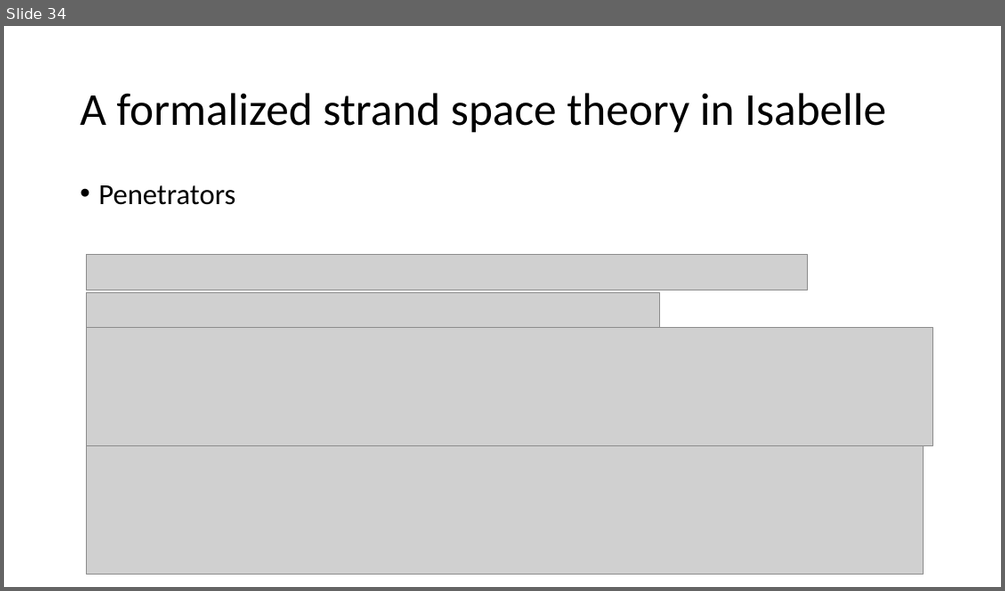
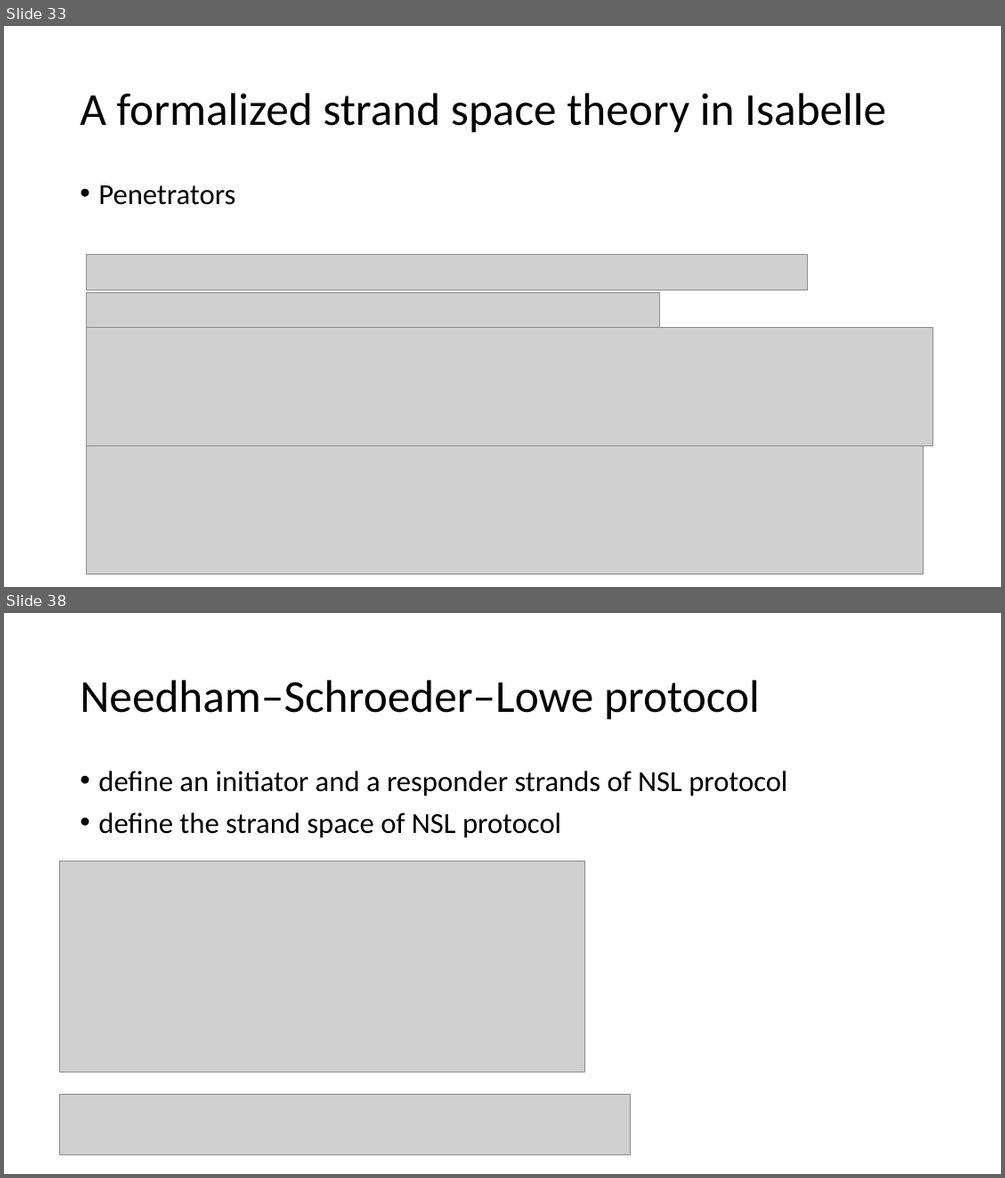
Before and after one commit to bacmive/paper_notes, a slide deck: notes7-strand space.pptx. Shown one above the other, each under a label of ours: slide 34 before the commit, slides 33 and 38 after it; the slides between them are not shown. The pictures are 1005x591 and 1005x1178 pixels, drawn with LibreOffice and Linux fonts; fonts in the diff are those of the drawing; grey boxes stand for pictures. Boxes give left, top, right and bottom in pixels: in the first picture for what was removed or moved away, otherwise in the second. Text is boxed around its words. In the diff, an @@ line names an element or a change of style, - is before the commit and + after.

```diff
--- a/notes7-strand space.pptx
+++ b/notes7-strand space.pptx
@@ slide 38 added at box(4, 613, 1001, 1174), background #FFFFFF @@
@@ title added at box(80, 680, 760, 720), 44 pt, text #000000 @@
+Needham–Schroeder–Lowe protocol
@@ text added at box(98, 771, 787, 838), 28 pt, text #000000 @@
+• define an initiator and a responder strands of NSL protocol
+• define the strand space of NSL protocol
@@ picture added at box(60, 860, 585, 1071) @@
@@ picture added at box(60, 1094, 630, 1154) @@
@@ what was slide 34 is now slide 33 @@
```
Also in this commit, not shown: 2 slides changed, 9 other slides added, 2 slides removed, 1 other file.
